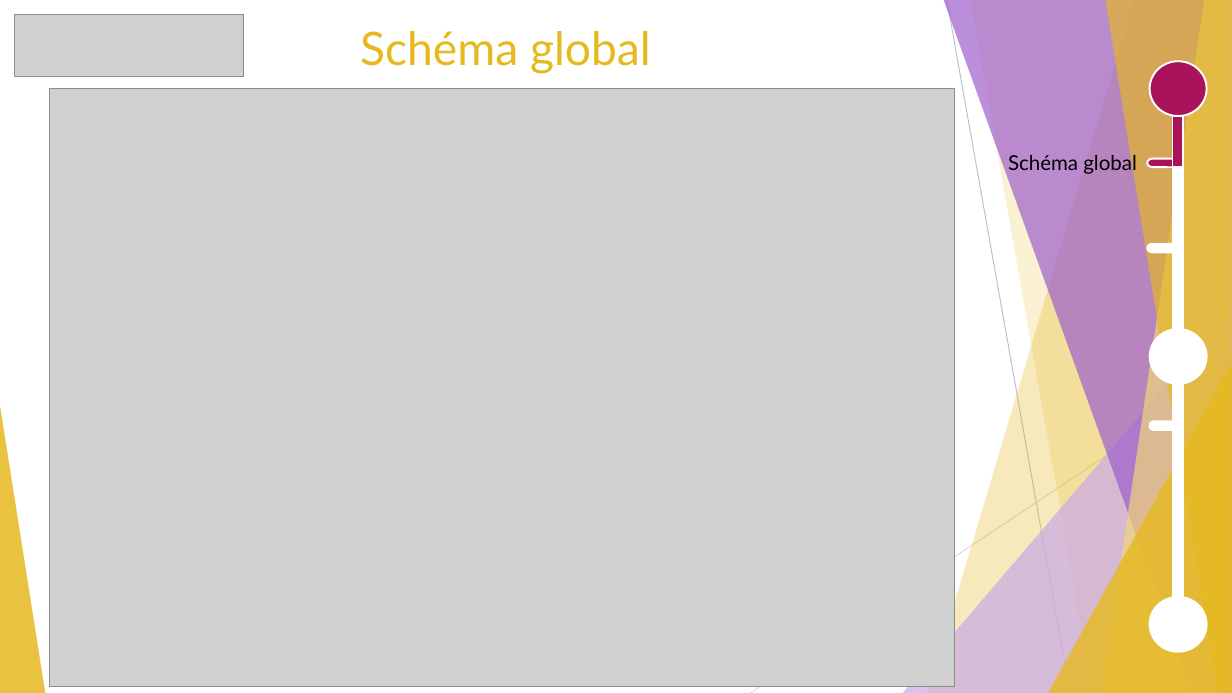
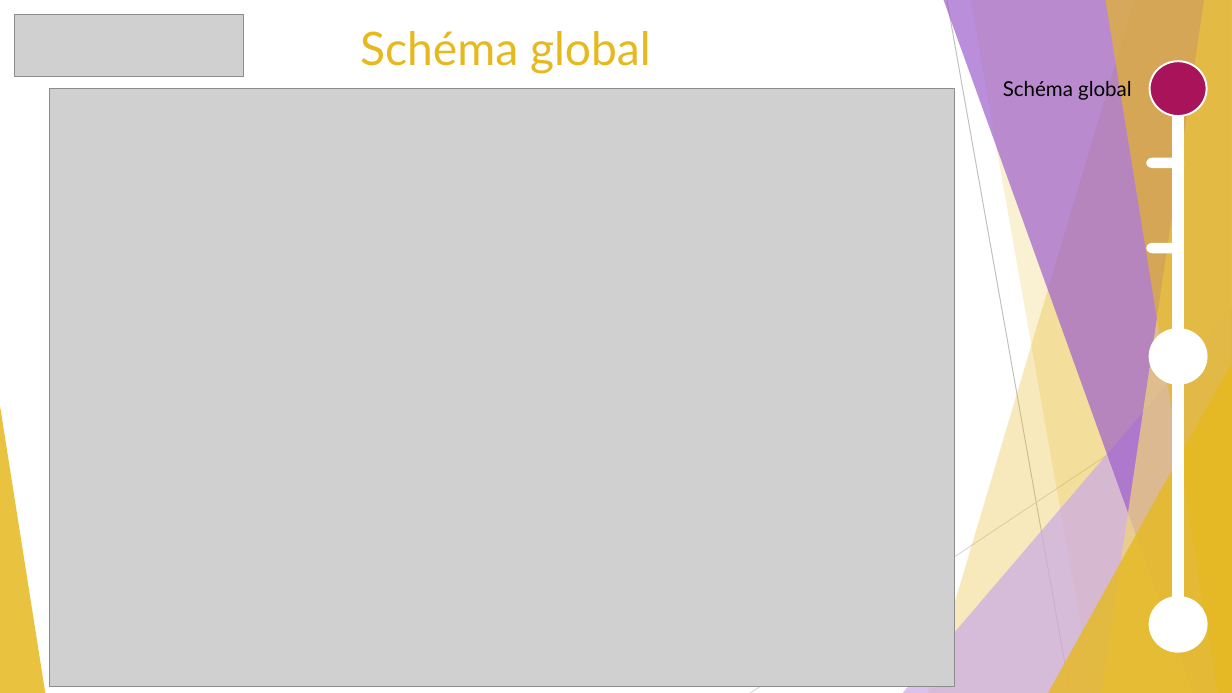
Before and after one commit to GuiguiMvn/Systeme-Escape-Game-Telethon, a slide deck: slide 3 of Cyril/Projet Théléton.pptx (slide 2 before the commit). Drawn at 1232x693 pixels with LibreOffice and Linux fonts; fonts in the diff are those of the drawing; grey boxes stand for pictures. Boxes give left, top, right and bottom in pixels: in the first picture for what was removed or moved away, otherwise in the second. Text is boxed around its words. In the diff, an @@ line names an element or a change of style, - is before the commit and + after.

```diff
--- a/Cyril/Projet Théléton.pptx
+++ b/Cyril/Projet Théléton.pptx
@@ text "Schéma global": place and size @@
-text "Schéma global" at (1008, 152, 1137, 175)
+text "Schéma global" at (1003, 78, 1132, 101)
@@ rectangle: place and size @@
-rectangle at (1173, 98, 1183, 167)
+rectangle at (1173, 98, 1184, 107)
@@ pill shape at (1148, 159, 1184, 167): fill #A8135A to #FFFFFF @@
@@ pill shape removed at (1150, 421, 1177, 430) @@
```
Also in this commit, not shown: 4 other slides changed, 1 slide added, 1 slide removed.
